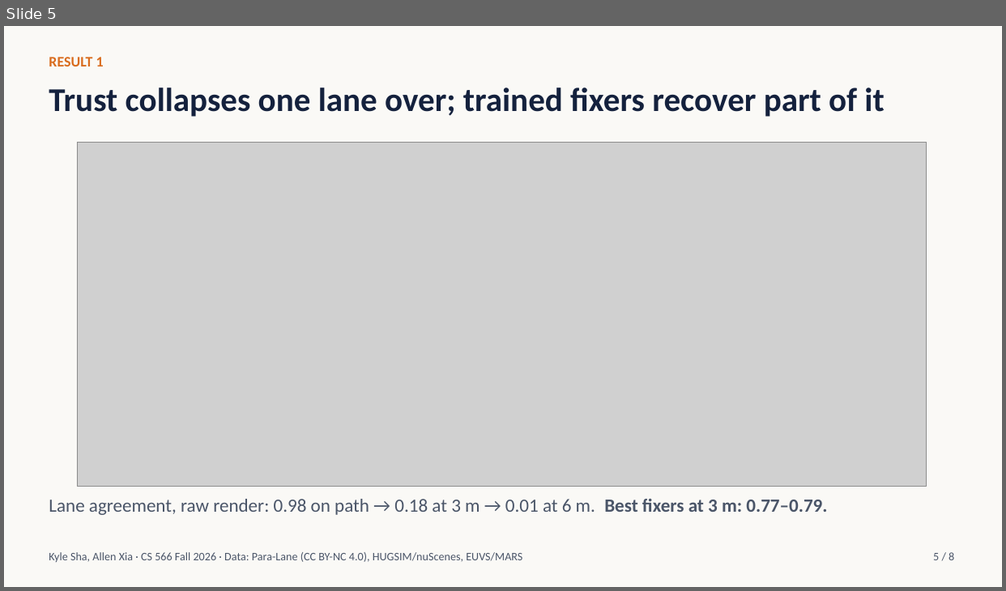
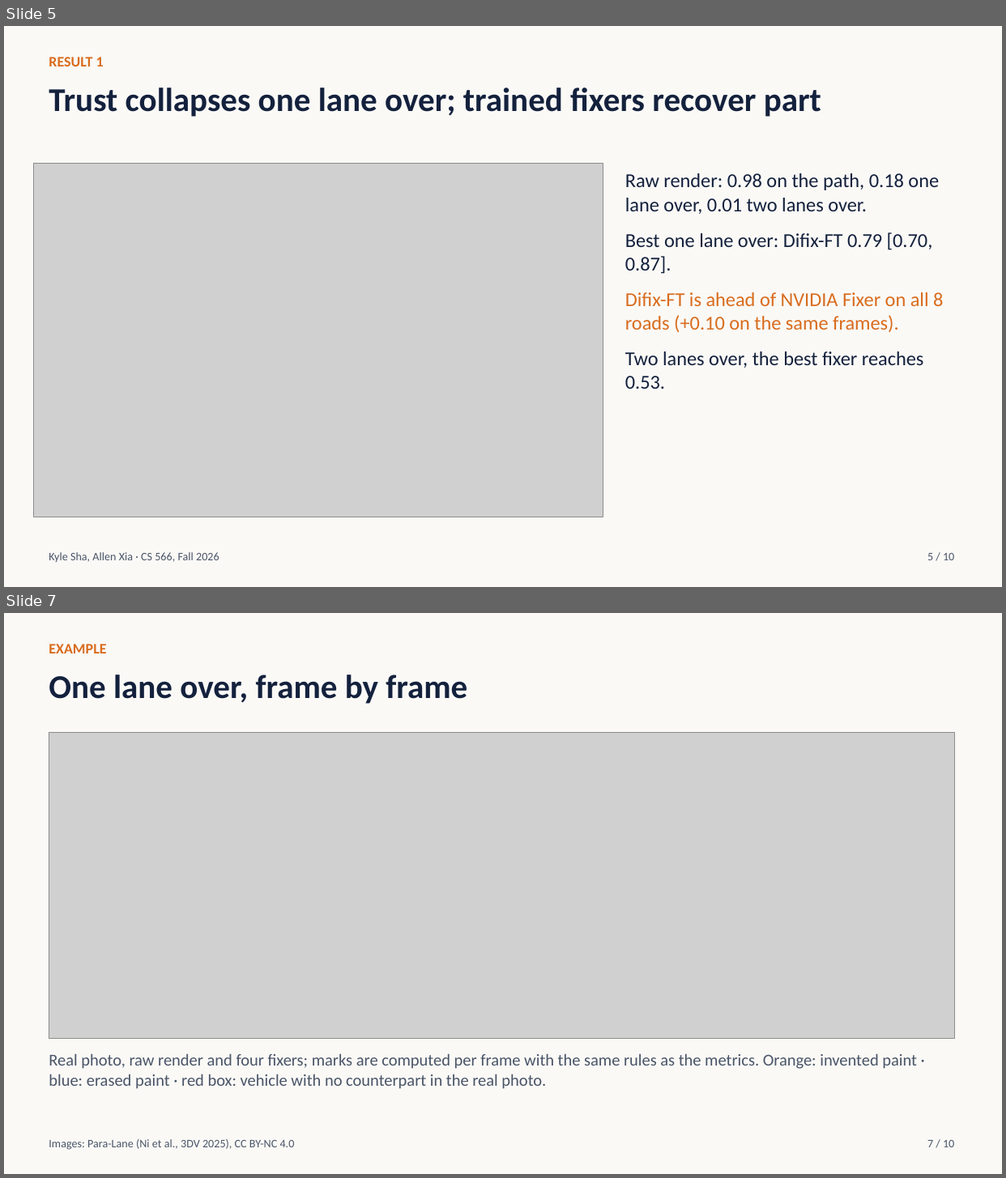
Before and after one commit to ksha23/cs566-drive-sim, a slide deck: docs/cs566_drive_sim_talk.pptx. Shown one above the other, each under a label of ours: slide 5 before the commit, slides 5 and 7 after it; the slides between them are not shown. The pictures are 1006x591 and 1006x1178 pixels, drawn with LibreOffice and Linux fonts; fonts in the diff are those of the drawing; grey boxes stand for pictures. Boxes give left, top, right and bottom in pixels: in the first picture for what was removed or moved away, otherwise in the second. Text is boxed around its words. In the diff, an @@ line names an element or a change of style, - is before the commit and + after.

```diff
--- a/docs/cs566_drive_sim_talk.pptx
+++ b/docs/cs566_drive_sim_talk.pptx
@@ slide 7 added at box(4, 613, 1002, 1174), background #FAF9F6 @@
@@ text added at box(49, 644, 106, 653), 14 pt, text #D96C1E, bold @@
+EXAMPLE
@@ text added at box(49, 675, 467, 704), 32 pt, text #14213D, bold @@
+One lane over, frame by frame
@@ picture added at box(49, 733, 955, 1038) @@
@@ text added at box(49, 1054, 917, 1089), 16 pt, text #4A5568 @@
+Real photo, raw render and four fixers; marks are computed per frame with the same rules as the metrics. Orange: invented paint · blue: erased paint · red box: vehicle with no counterpart in the real photo.
@@ text added at box(49, 1139, 295, 1150), 11 pt, text #4A5568 @@
+Images: Para-Lane (Ni et al., 3DV 2025), CC BY-NC 4.0
@@ text added at box(927, 1140, 954, 1148), 11 pt, text #4A5568 @@
+7 / 10
@@ slide 5 changed as well @@
@@ text at box(49, 88, 821, 117): text changed @@
-Trust collapses one lane over; trained fixers recover part of it
+Trust collapses one lane over; trained fixers recover part
@@ picture: place and size @@
-picture at box(78, 142, 927, 486)
+picture at box(34, 164, 603, 517)
@@ text at box(625, 173, 943, 389): text changed; size 18 to 19 pt; text colour #4A5568 to #14213D @@
-Lane agreement, raw render: 0.98 on path → 0.18 at 3 m → 0.01 at 6 m. Best fixers at 3 m: 0.77–0.79.
+Raw render: 0.98 on the path, 0.18 one lane over, 0.01 two lanes over.
+Best one lane over: Difix-FT 0.79 [0.70, 0.87].
+Difix-FT is ahead of NVIDIA Fixer on all 8 roads (+0.10 on the same frames).
+Two lanes over, the best fixer reaches 0.53.
@@ text at box(49, 552, 219, 562): text changed @@
-Kyle Sha, Allen Xia · CS 566 Fall 2026 · Data: Para-Lane (CC BY-NC 4.0), HUGSIM/nuScenes, EUVS/MARS
+Kyle Sha, Allen Xia · CS 566, Fall 2026
@@ text at box(927, 553, 954, 561): text changed @@
-5 / 8
+5 / 10
```
Also in this commit, not shown: 7 other slides changed, 1 other slide added, 3 other files.
